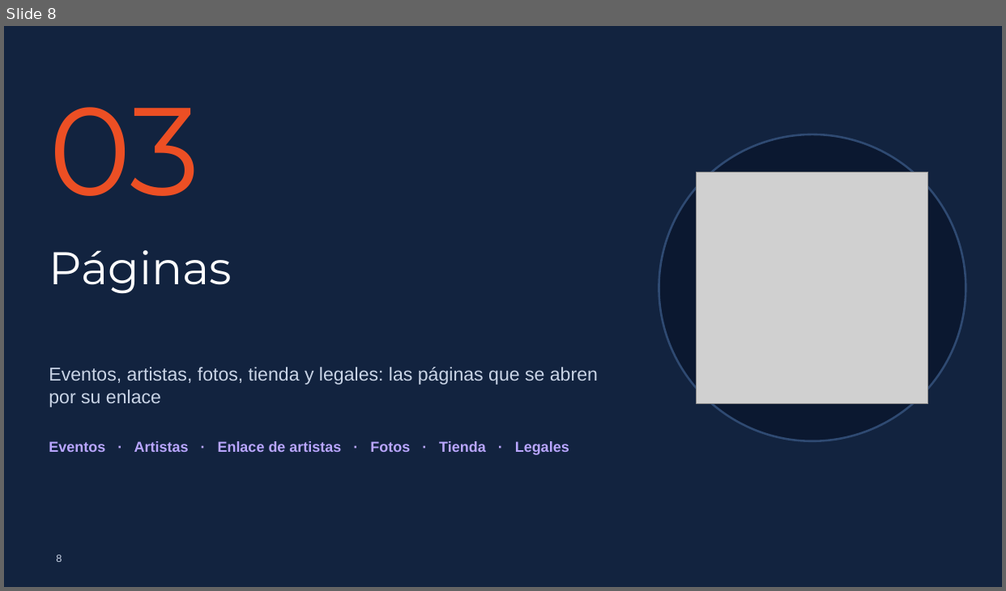
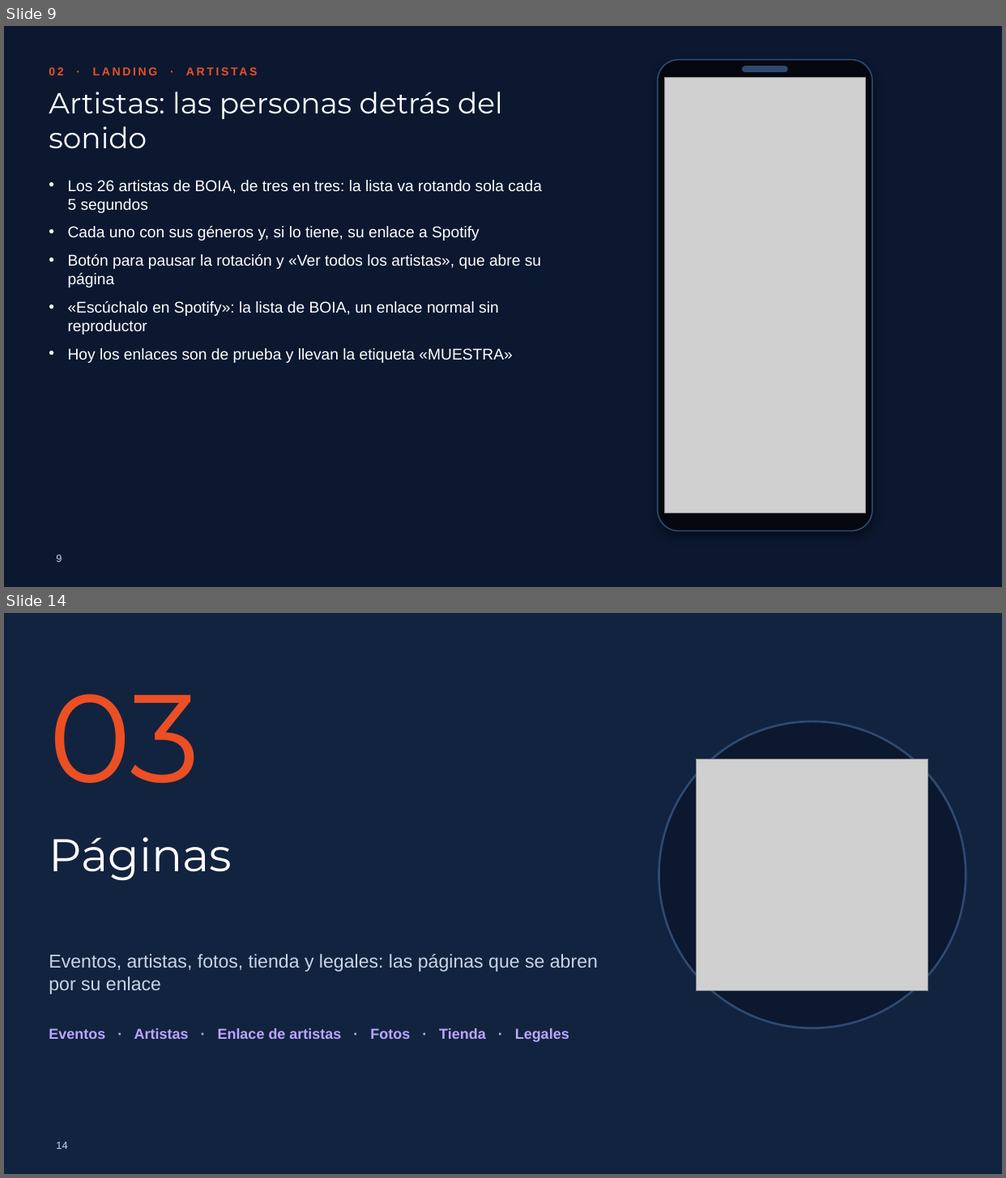
Before and after one commit to picodepato/boia-planet-web, a slide deck: docs/presentacion/boia-planet.pptx. Shown one above the other, each under a label of ours: slide 8 before the commit, slides 9 and 14 after it; the slides between them are not shown. The pictures are 1006x591 and 1006x1178 pixels, drawn with LibreOffice and Linux fonts; fonts in the diff are those of the drawing; grey boxes stand for pictures; background and template pictures are left out. Boxes give left, top, right and bottom in pixels: in the first picture for what was removed or moved away, otherwise in the second. Text is boxed around its words. In the diff, an @@ line names an element or a change of style, - is before the commit and + after.

Commit message:
T205: Part 2: Landing

```diff
--- a/docs/presentacion/boia-planet.pptx
+++ b/docs/presentacion/boia-planet.pptx
@@ slide 9 added at box(4, 26, 1002, 587), background #0B1830 @@
@@ text added at box(49, 67, 164, 114), 11 pt, text #EC4F24, bold @@
+02 · LANDING · ARTISTAS
@@ rounded rectangle added at box(658, 60, 872, 531), fill #05080F, outline #2F4A72 1.25 pt @@
@@ rounded rectangle added at box(743, 66, 788, 71), fill #2F4A72, outline #2F4A72 1 pt @@
@@ title added at box(49, 92, 503, 149), 28 pt, text #FFFFFF @@
+Artistas: las personas detrás del sonido
@@ picture added at box(664, 78, 866, 514) @@
@@ text added at box(68, 180, 542, 363), 15 pt, text #FFFFFF @@
+• Los 26 artistas de BOIA, de tres en tres: la lista va rotando sola cada 5 segundos
+• Cada uno con sus géneros y, si lo tiene, su enlace a Spotify
+• Botón para pausar la rotación y «Ver todos los artistas», que abre su página
+• «Escúchalo en Spotify»: la lista de BOIA, un enlace normal sin reproductor
+• Hoy los enlaces son de prueba y llevan la etiqueta «MUESTRA»
@@ page number added at box(56, 555, 62, 562), 10 pt, text #C9D4E6 @@
+9
@@ what was slide 8 is now slide 14 @@
@@ page number at box(56, 1142, 67, 1149): text changed @@
-8
+14
```
Also in this commit, not shown: 4 slides changed, 6 other slides added, 1 slide removed, 16 other files.
